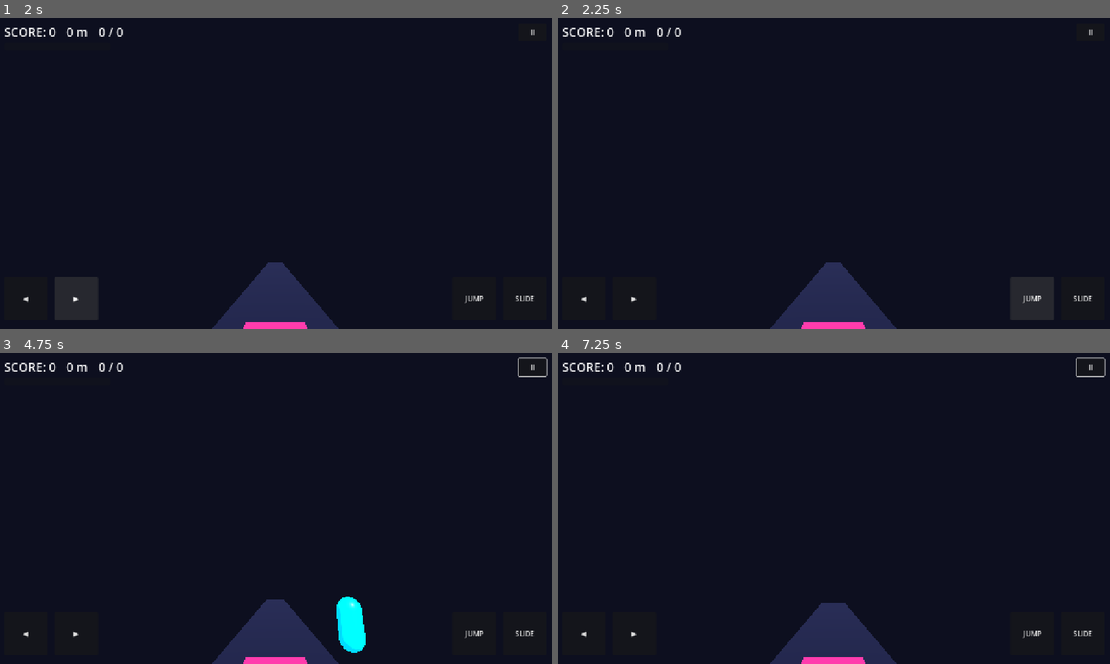
Above: before the commit, frames 1-4 (two rows, left to right).
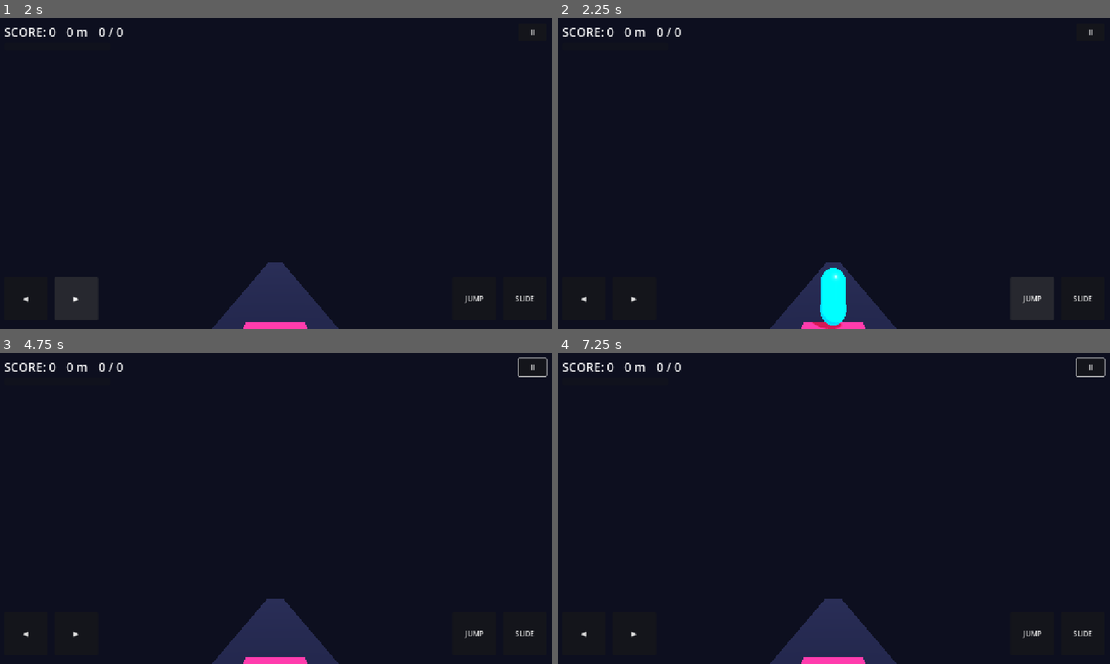
Above: after the commit, the same moments.

Repository: itisuniqueofficial-gh/neon-dash
Game: Godot game, scene res://scenes/game/Game.tscn
Two runs of this game, one before a commit and one after it. Both use one fixed random seed, a clock stepped at 60 frames per second and the inputs below. This scene is started directly instead of the project's main scene.
Inputs (mouse positions are in pixels of both pictures, inside the frame that each line leads up to):
- Up to frame 1 (2 s): click "◀" at 0.5 s; click "▶" at 1.25 s
- Up to frame 2 (2.25 s): click "JUMP" at 2 s
- Up to frame 3 (4.75 s): click "SLIDE" at 2.75 s; click "II" at 3.5 s; tap Enter at 4.25 s; move the mouse to (397, 492) at 4.27 s; hold Right (move_right) from 4.28 s (still down); tap Down (slide) at 4.35 s; click (397, 492) at 4.42 s; tap Up (jump) at 4.52 s
- Up to frame 4 (7.25 s): release Right (move_right) at 5 s; tap Space at 5 s; drag from (723, 524) to (806, 570) at 5.02 s; move the mouse to (889, 440) at 5.77 s; hold Right (move_right) 5.78-6.5 s; tap Down (slide) at 5.85 s; tap Enter at 6.5 s; drag from (806, 570) to (668, 461) at 6.52 s

Frame 1 is identical in both runs. In frame 2, 0.8% of the frame differs, in the area x 46-53%, y 80-100%; in frame 3, 0.8%; in frame 4, less than 0.1%.
Error before the commit: Parse Error: Cannot infer the type of "d2" variable because the value doesn't have a set type. (res://scripts/powerups/PowerUpController.gd:59)

Commit message:
fix: enforce static typing and make collision test deterministic
Godot 4.3 rejects declarations inferred from Variant. Add explicit types in PoolManager, TouchInput, PowerUpController, HUD and Loading. Fix the full-obstacle collision test to avoid an auto physics overlap firing before watch_signals. Verified: headless import is error-free, GUT suite 63/63 passing (191 asserts), and the main scene boots without runtime errors. Ignore the CI-installed GUT addon.

Diff:
--- a/scripts/autoload/PoolManager.gd
+++ b/scripts/autoload/PoolManager.gd
@@ -76,7 +76,7 @@
 		node.queue_free()
 		return
 	var scene_path: String = node.get_meta(META_SCENE_PATH)
-	var pool := _pools.get(scene_path, {})
+	var pool: Dictionary = _pools.get(scene_path, {})
 	if pool.is_empty():
 		node.queue_free()
 		return
@@ -89,12 +89,12 @@
 
 ## Number of live (acquired) instances for a scene — used by tests and metrics.
 func active_count(scene_path: String) -> int:
-	var pool := _pools.get(scene_path, {})
+	var pool: Dictionary = _pools.get(scene_path, {})
 	return int(pool.get("in_use", 0)) if not pool.is_empty() else 0
 
 
 func free_count(scene_path: String) -> int:
-	var pool := _pools.get(scene_path, {})
+	var pool: Dictionary = _pools.get(scene_path, {})
 	return pool["free"].size() if not pool.is_empty() else 0
 
 
@@ -114,7 +114,7 @@
 
 
 func _instantiate(scene_path: String) -> Node:
-	var pool := _pools.get(scene_path, {})
+	var pool: Dictionary = _pools.get(scene_path, {})
 	if pool.is_empty():
 		return null
 	var scene: PackedScene = pool["scene"]
--- a/scripts/gameplay/TouchInput.gd
+++ b/scripts/gameplay/TouchInput.gd
@@ -39,7 +39,7 @@
 			_tracking = false
 			_resolve_gesture(event.position)
 	elif event is InputEventScreenDrag and _tracking:
-		var delta := event.position - _touch_start
+		var delta: Vector2 = (event as InputEventScreenDrag).position - _touch_start
 		if delta.length() >= SWIPE_THRESHOLD:
 			_tracking = false
 			_apply_swipe(delta)
--- a/scripts/powerups/PowerUpController.gd
+++ b/scripts/powerups/PowerUpController.gd
@@ -56,6 +56,7 @@
 	var r2 := Constants.COIN_MAGNET_RADIUS * Constants.COIN_MAGNET_RADIUS
 	for node in get_tree().get_nodes_in_group("collectible"):
 		if node is Collectible and node.is_inside_tree():
-			var d2 := (node.global_position - _player.global_position).length_squared()
+			var c := node as Collectible
+			var d2: float = (c.global_position - _player.global_position).length_squared()
 			if d2 <= r2:
-				(node as Collectible).attract_to(_player)
+				c.attract_to(_player)
--- a/scripts/ui/HUD.gd
+++ b/scripts/ui/HUD.gd
@@ -29,7 +29,7 @@
 	EventBus.powerup_expired.connect(_on_powerup_expired)
 	# Only show touch buttons on mobile with the "buttons" scheme.
 	if buttons_container:
-		var use_buttons := OS.has_feature("mobile") \
+		var use_buttons: bool = OS.has_feature("mobile") \
 			and SettingsManager.get_value("control_scheme") == "buttons"
 		buttons_container.visible = use_buttons
 	if powerup_bar:
--- a/scripts/ui/Loading.gd
+++ b/scripts/ui/Loading.gd
@@ -33,7 +33,7 @@
 	var path := _to_load[_index]
 	var progress: Array = []
 	var status := ResourceLoader.load_threaded_get_status(path, progress)
-	var frac := (float(_index) + (progress[0] if not progress.is_empty() else 0.0)) \
+	var frac: float = (float(_index) + (float(progress[0]) if not progress.is_empty() else 0.0)) \
 		/ float(_to_load.size())
 	if progress_bar:
 		progress_bar.value = frac * 100.0
--- a/tests/integration/test_collision.gd
+++ b/tests/integration/test_collision.gd
@@ -49,8 +49,11 @@
 	obs.obstacle_type = Obstacle.ObstacleType.FULL
 	add_child_autofree(obs)
 
-	# Use a real Player so hit() runs its full path.
+	# Spawn the player far from the obstacle so the physics server does not fire
+	# body_entered automatically; we drive the callback manually and
+	# deterministically below.
 	var player := (load("res://scenes/gameplay/Player.tscn") as PackedScene).instantiate() as Player
+	player.position = Vector3(100, 1, 100)
 	add_child_autofree(player)
 	await wait_frames(2)
 
Not shown, changed: .gitignore
